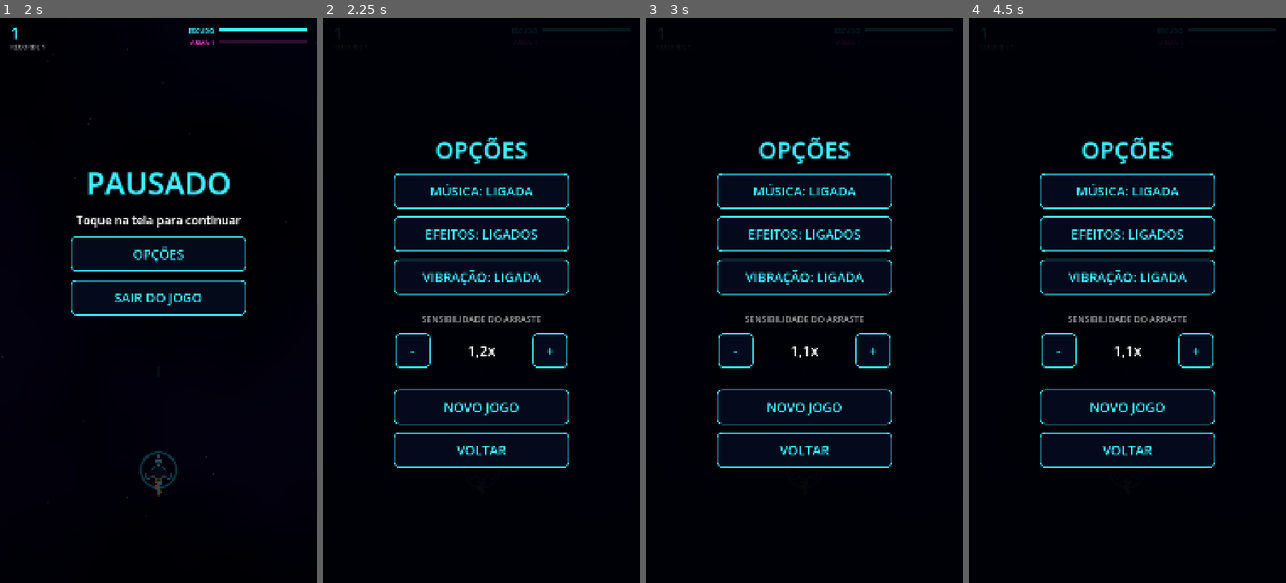
Above: before the commit, frames 1-4 (left to right).
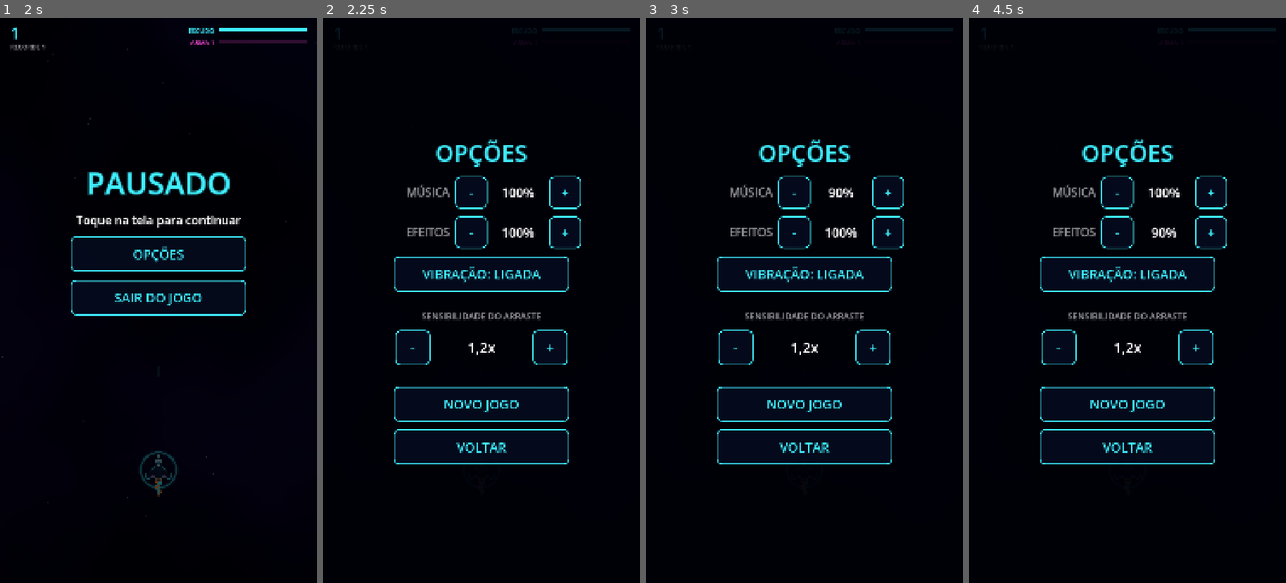
Above: after the commit, the same moments.

Repository: mprovensi/AstraDodge
Game: Godot game, scene res://scenes/main.tscn
Same seed, same stepped clock (60 frames per second), same inputs: the game is played once before the commit and once after it. Sound files missing from this copy of the repository are replaced by a short silence.
Inputs (mouse positions are in pixels of both pictures, inside the frame that each line leads up to):
- Up to frame 1 (2 s): click "JOGAR" at 0.5 s; move the mouse to (228, 272) at 1.27 s; click (228, 272) at 1.42 s
- Up to frame 2 (2.25 s): click "OPÇÕES" at 2 s
- Up to frame 3 (3 s): click "-" at 2.75 s
- Up to frame 4 (4.5 s): click "+" at 3.5 s; click "-" at 4.25 s

Frame 1 is identical in both runs. In frame 2, 6.7% of the frame differs, in the area x 22-82%, y 21-80%; in frame 3, 6.7%; in frame 4, 6.7%.

Commit message:
Volume 0-100%, pacote definitivo com.mprovensi.astradodge, perfil de lancamento (.aab), scripts de chave/exportacao e imagens da loja
Co-Authored-By: Claude Opus 5.5 <noreply@anthropic.com>

Diff:
--- a/scripts/game.gd
+++ b/scripts/game.gd
@@ -10,8 +10,8 @@
 var high_score := 0
 var sensitivity := Tuning.DRAG_SENSITIVITY_DEFAULT
 var vibration_enabled := true
-var music_enabled := true
-var sfx_enabled := true
+var music_volume := 1.0  # 0..1 (0 = sem música)
+var sfx_volume := 1.0    # 0..1 (0 = sem efeitos)
 var persist := true  # os testes desligam para não sobrescrever o save real
 
 # Campanha
@@ -43,8 +43,11 @@
 	sensitivity = cfg.get_value("options", "sensitivity", Tuning.DRAG_SENSITIVITY_DEFAULT)
 	vibration_enabled = cfg.get_value("options", "vibration", true)
 	var legacy_sound: bool = cfg.get_value("options", "sound", true)  # saves antigos: um único "som"
-	music_enabled = cfg.get_value("options", "music", legacy_sound)
-	sfx_enabled = cfg.get_value("options", "sfx", legacy_sound)
+	# Saves antigos tinham só ligado/desligado: viram 100% ou 0%.
+	var old_music: bool = cfg.get_value("options", "music", legacy_sound)
+	var old_sfx: bool = cfg.get_value("options", "sfx", legacy_sound)
+	music_volume = cfg.get_value("options", "music_volume", 1.0 if old_music else 0.0)
+	sfx_volume = cfg.get_value("options", "sfx_volume", 1.0 if old_sfx else 0.0)
 	sector_best = cfg.get_value("campaign", "best", {})
 	sectors_cleared = cfg.get_value("campaign", "cleared", {})
 	checkpoint = cfg.get_value("campaign", "checkpoint", {})
@@ -62,8 +65,8 @@
 	cfg.set_value("score", "high", high_score)
 	cfg.set_value("options", "sensitivity", sensitivity)
 	cfg.set_value("options", "vibration", vibration_enabled)
-	cfg.set_value("options", "music", music_enabled)
-	cfg.set_value("options", "sfx", sfx_enabled)
+	cfg.set_value("options", "music_volume", music_volume)
+	cfg.set_value("options", "sfx_volume", sfx_volume)
 	cfg.set_value("campaign", "best", sector_best)
 	cfg.set_value("campaign", "cleared", sectors_cleared)
 	cfg.set_value("campaign", "checkpoint", checkpoint)
--- a/scripts/hud.gd
+++ b/scripts/hud.gd
@@ -86,8 +86,8 @@
 var _options_layer: Control
 var _dev_layer: Control  # seletor de fases: só existe em build de desenvolvimento (OS.is_debug_build)
 var _center_was_visible := false
-var _music_button: Button
-var _sfx_button: Button
+var _music_label: Label  # volume da música (0–100%)
+var _sfx_label: Label    # volume dos efeitos
 var _vibration_button: Button
 var _sensitivity_label: Label
 var _new_game_button: Button
@@ -610,17 +610,13 @@
 
 	box.add_child(_make_label("OPÇÕES", 80, Palette.NEON))
 
-	_music_button = _make_button("")
-	_music_button.pressed.connect(func() -> void:
-		Game.music_enabled = not Game.music_enabled
+	# Volumes de 0 a 100%, de 10 em 10.
+	_music_label = _make_volume_row(box, "MÚSICA", func(step: float) -> void:
+		Game.music_volume = clampf(snappedf(Game.music_volume + step, 0.1), 0.0, 1.0)
 		_on_option_changed())
-	box.add_child(_music_button)
-
-	_sfx_button = _make_button("")
-	_sfx_button.pressed.connect(func() -> void:
-		Game.sfx_enabled = not Game.sfx_enabled
+	_sfx_label = _make_volume_row(box, "EFEITOS", func(step: float) -> void:
+		Game.sfx_volume = clampf(snappedf(Game.sfx_volume + step, 0.1), 0.0, 1.0)
 		_on_option_changed())
-	box.add_child(_sfx_button)
 
 	_vibration_button = _make_button("")
 	_vibration_button.pressed.connect(func() -> void:
@@ -675,7 +671,7 @@
 
 
 func _on_option_changed() -> void:
-	Sfx.apply_enabled()
+	Sfx.apply_volumes()
 	Sfx.play("click", -4.0, 1.0, 0.0)
 	_refresh_options()
 
@@ -686,9 +682,38 @@
 	_refresh_options()
 
 
+## Linha "RÓTULO  [-]  80%  [+]"; `change` recebe -0,1 ou +0,1. Devolve o rótulo do valor.
+func _make_volume_row(box: Container, title: String, change: Callable) -> Label:
+	var row := HBoxContainer.new()
+	row.alignment = BoxContainer.ALIGNMENT_CENTER
+	row.mouse_filter = Control.MOUSE_FILTER_IGNORE
+	row.add_theme_constant_override("separation", 20)
+	box.add_child(row)
+	var name_label := _make_label(title, 38, Palette.TEXT_DIM)
+	name_label.custom_minimum_size.x = 230
+	name_label.horizontal_alignment = HORIZONTAL_ALIGNMENT_RIGHT
+	row.add_child(name_label)
+	var minus := _make_button("-")
+	minus.custom_minimum_size = Vector2(110, 110)
+	minus.pressed.connect(change.bind(-0.1))
+	row.add_child(minus)
+	var value := _make_label("", 44, Color.WHITE)
+	value.custom_minimum_size.x = 170
+	row.add_child(value)
+	var plus := _make_button("+")
+	plus.custom_minimum_size = Vector2(110, 110)
+	plus.pressed.connect(change.bind(0.1))
+	row.add_child(plus)
+	return value
+
+
+static func _percent(v: float) -> String:
+	return "DESL." if v <= 0.001 else "%d%%" % roundi(v * 100.0)
+
+
 func _refresh_options() -> void:
-	_set_toggle(_music_button, "MÚSICA", Game.music_enabled, "LIGADA", "DESLIGADA")
-	_set_toggle(_sfx_button, "EFEITOS", Game.sfx_enabled, "LIGADOS", "DESLIGADOS")
+	_music_label.text = _percent(Game.music_volume)
+	_sfx_label.text = _percent(Game.sfx_volume)
 	_set_toggle(_vibration_button, "VIBRAÇÃO", Game.vibration_enabled, "LIGADA", "DESLIGADA")
 	_sensitivity_label.text = ("%.1fx" % Game.sensitivity).replace(".", ",")
 
--- a/scripts/sfx.gd
+++ b/scripts/sfx.gd
@@ -77,7 +77,7 @@
 	_engine.stream = load("res://audio/engine.wav")
 	_engine.volume_db = -80.0
 	add_child(_engine)
-	apply_enabled()
+	apply_volumes()
 
 
 func _process(delta: float) -> void:
@@ -175,9 +175,14 @@
 		_engine_target_db = -80.0
 
 
-func apply_enabled() -> void:
-	AudioServer.set_bus_mute(AudioServer.get_bus_index("Music"), not Game.music_enabled)
-	AudioServer.set_bus_mute(AudioServer.get_bus_index("SFX"), not Game.sfx_enabled)
+## Volume dos barramentos a partir das opções (0..1). Curva ^1,6: o meio do controle
+## soa como "metade" para o ouvido (o linear puro parece não mudar quase nada até o fim).
+func apply_volumes() -> void:
+	for pair: Array in [["Music", Game.music_volume], ["SFX", Game.sfx_volume]]:
+		var idx := AudioServer.get_bus_index(pair[0])
+		var v: float = clampf(pair[1], 0.0, 1.0)
+		AudioServer.set_bus_mute(idx, v <= 0.001)
+		AudioServer.set_bus_volume_db(idx, linear_to_db(maxf(pow(v, 1.6), 0.0001)))
 
 
 func _load_sounds() -> void:
--- a/tests/fast_demo.gd
+++ b/tests/fast_demo.gd
@@ -12,6 +12,7 @@
 ##   --mortal           sem escudo infinito (a nave pode morrer; recomeça sozinha)
 ##   --arma=2           nível inicial da arma (1–5)
 ##   --infinito         Modo Infinito procedural (todos os biomas e chefes liberados)
+##   --limpo            sem o letreiro "DEMO" (para capturas de tela)
 ##
 ## O piloto automático foge de metálicos, tiros, avisos vermelhos e do corpo do chefe,
 ## e procura poeira para atirar (ou o ponto fraco do chefe).
@@ -27,6 +28,7 @@
 var mortal := false
 var weapon := 2
 var endless := false
+var clean := false  # --limpo: sem o letreiro da demo (capturas para a loja)
 var _frame := 0
 var _clear_wait := 0.0
 var _label: Label
@@ -37,7 +39,8 @@
 	root.get_node("Game").persist = false  # a demo nunca mexe no save real
 	main = load("res://scenes/main.tscn").instantiate()
 	root.add_child(main)
-	_add_overlay()
+	if not clean:
+		_add_overlay()
 	process_frame.connect(_tick)
 
 
@@ -57,6 +60,8 @@
 				mortal = true
 			"infinito":
 				endless = true
+			"limpo":
+				clean = true
 			"arma":
 				weapon = clampi(int(kv[1]), 1, 5)
 
@@ -86,7 +91,8 @@
 		return
 	if _frame < 3:
 		return
-	_label.text = "DEMO %sx · %s · %s" % [str(speed), _sector_title(), _state_name()]
+	if _label != null:
+		_label.text = "DEMO %sx · %s · %s" % [str(speed), _sector_title(), _state_name()]
 
 	match main.state:
 		main.State.GAME_OVER:
Not shown, changed: export_presets.cfg
Not shown, added: store/.gdignore
Binary file added: store/screenshots/01_cinturao.png
Binary file added: store/screenshots/02_medusa.png
Binary file added: store/screenshots/03_cometas.png
Binary file added: store/screenshots/04_rainha.png
Binary file added: store/screenshots/05_portoes.png
Binary file added: store/screenshots/06_nucleo_final.png
Not shown, added: tools/criar_chave_release.ps1
Not shown, added: tools/exportar_release.ps1
